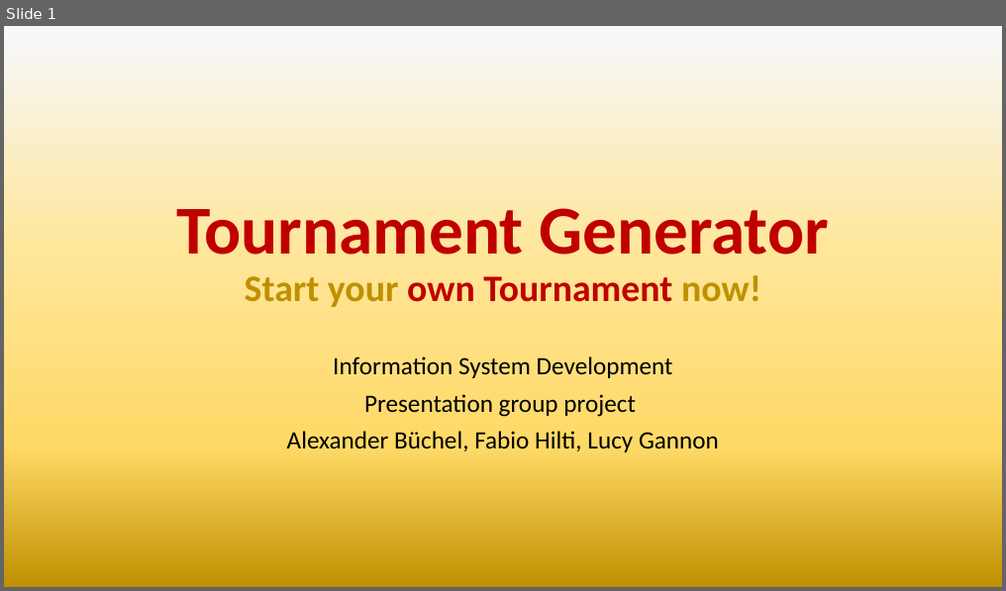
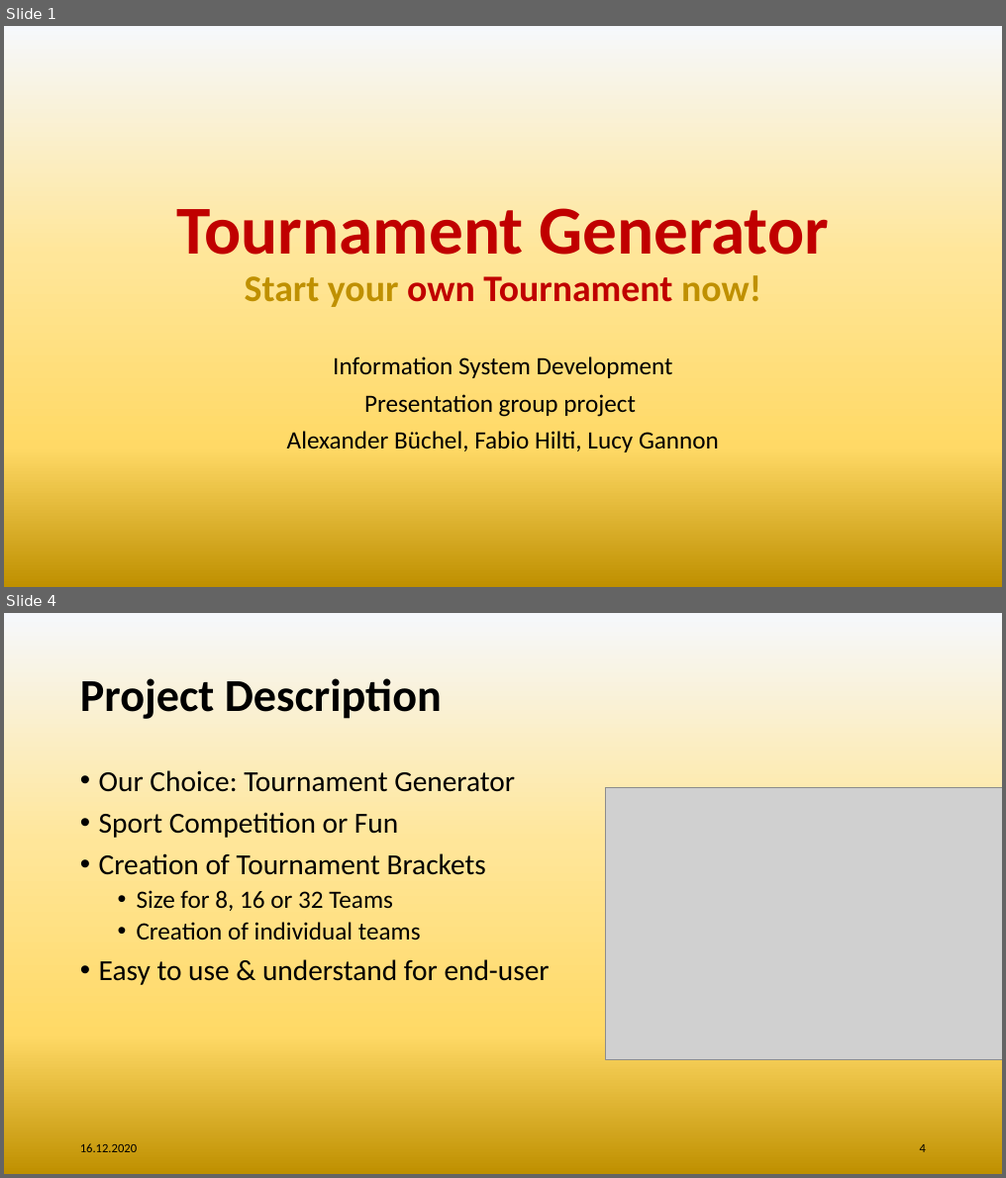
Before and after one commit to BuecAle/TournamentGenerator_ISD, a slide deck: notes/Tournament Generator Presentation.pptx. Shown one above the other, each under a label of ours: slide 1 before the commit, slides 1 and 4 after it; the slides between them are not shown. The pictures are 1006x591 and 1006x1178 pixels, drawn with LibreOffice and Linux fonts; fonts in the diff are those of the drawing; grey boxes stand for pictures; background and template pictures are left out. Boxes give left, top, right and bottom in pixels: in the first picture for what was removed or moved away, otherwise in the second. Text is boxed around its words. In the diff, an @@ line names an element or a change of style, - is before the commit and + after.

Commit message:
Update Tournament Generator Presentation.pptx
Update for Presentation

```diff
--- a/notes/Tournament Generator Presentation.pptx
+++ b/notes/Tournament Generator Presentation.pptx
@@ slide 4 added at bbox=[4, 613, 1002, 1174], background gradient #F6F8FC to #FFE699 to #FFD966 to #BF9000 @@
@@ title added at bbox=[80, 678, 442, 719], 44 pt, text #000000, bold @@
+Project Description
@@ text added at bbox=[99, 770, 549, 985], 28 pt, text #000000 @@
+• Our Choice: Tournament Generator
+• Sport Competition or Fun
+• Creation of Tournament Brackets
+  • Size for 8, 16 or 32 Teams
+  • Creation of individual teams
+• Easy to use & understand for end-user
@@ picture added at bbox=[605, 787, 1002, 1060] @@
@@ text added at bbox=[80, 1144, 137, 1153], 12 pt, text #000000 @@
+16.12.2020
@@ page number added at bbox=[920, 1145, 926, 1153], 12 pt, text #000000 @@
+4
```
Also in this commit, not shown: 1 slide changed, 7 other slides added.
